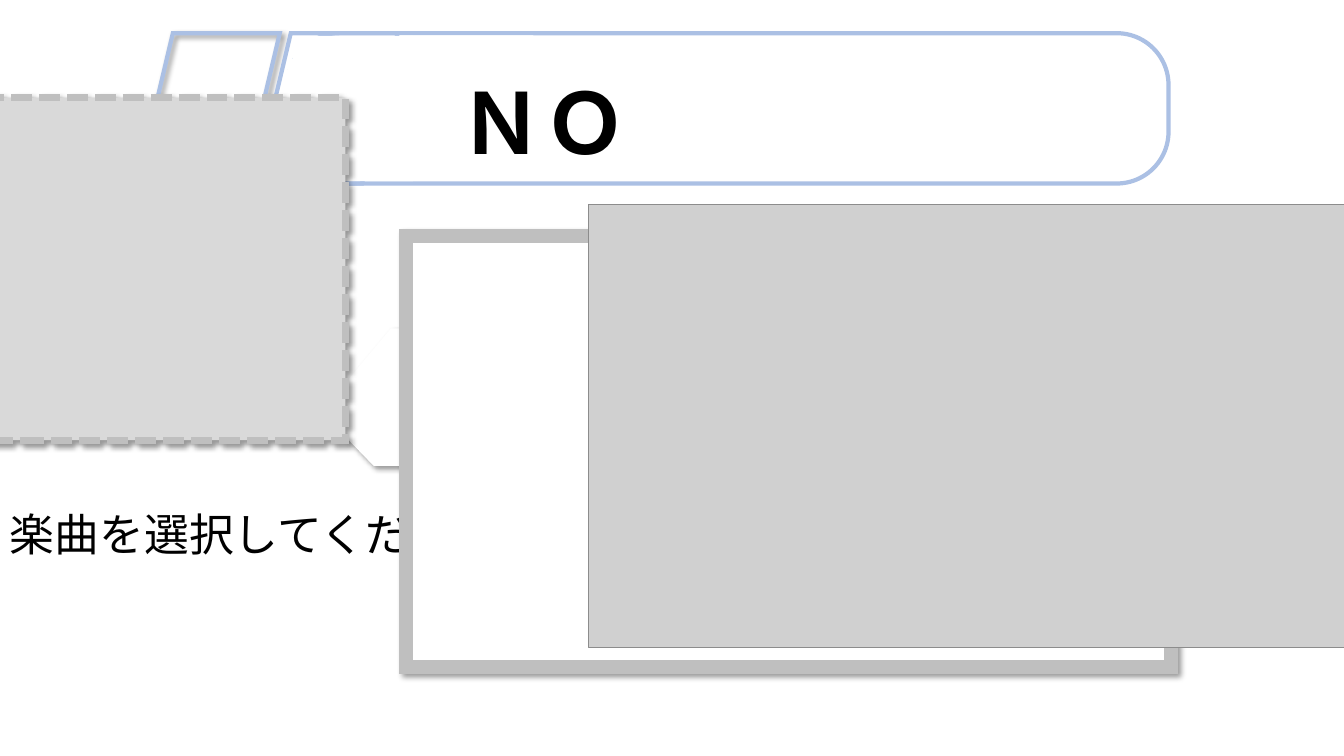
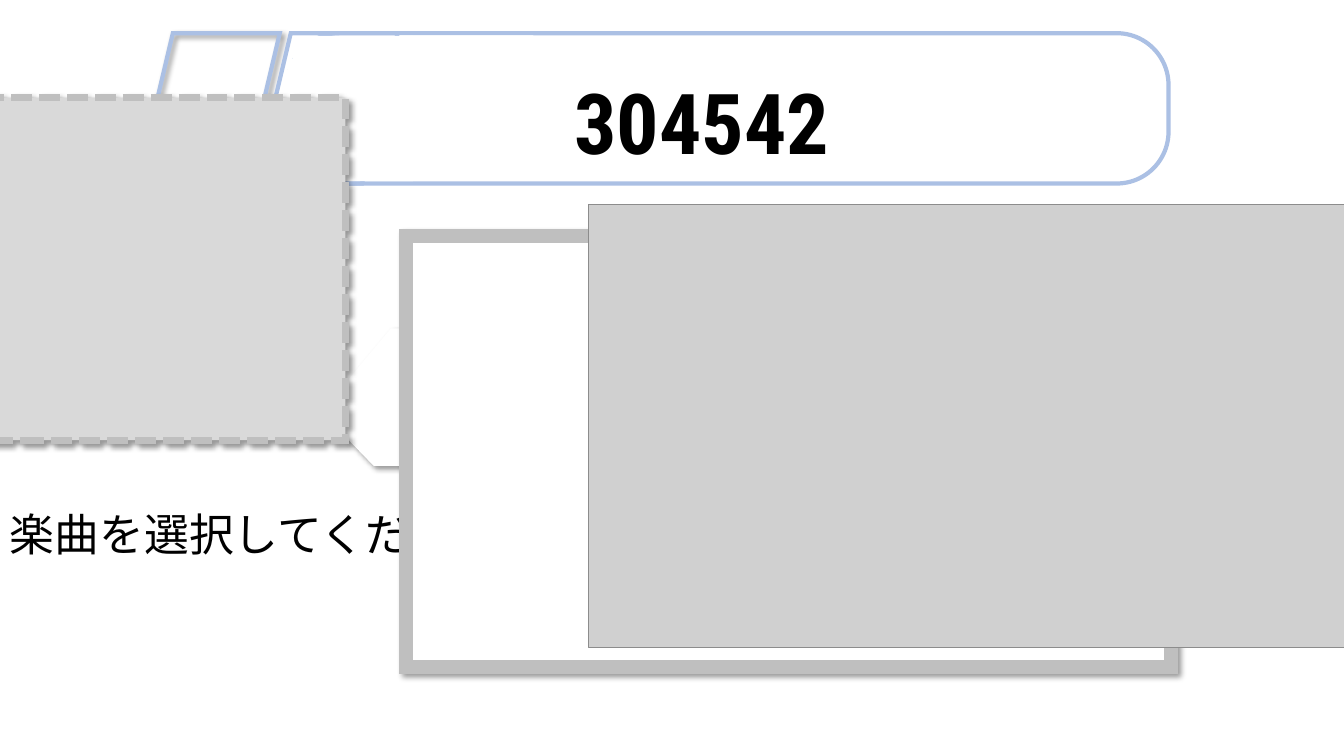
Before and after one commit to YuukiReiya/RhythmGame, a slide deck: slide 4 of resource.pptx. Drawn at 1344x756 pixels with LibreOffice and Linux fonts; fonts in the diff are those of the drawing; grey boxes stand for pictures. Boxes give left, top, right and bottom in pixels: in the first picture for what was removed or moved away, otherwise in the second. Text is boxed around its words. In the diff, an @@ line names an element or a change of style, - is before the commit and + after.

```diff
--- a/resource.pptx
+++ b/resource.pptx
@@ text at bbox=[574, 93, 829, 155]: text changed @@
-ＮＯ
+304542
```
Also in this commit, not shown: 3 other slides changed, 11 slides added.
